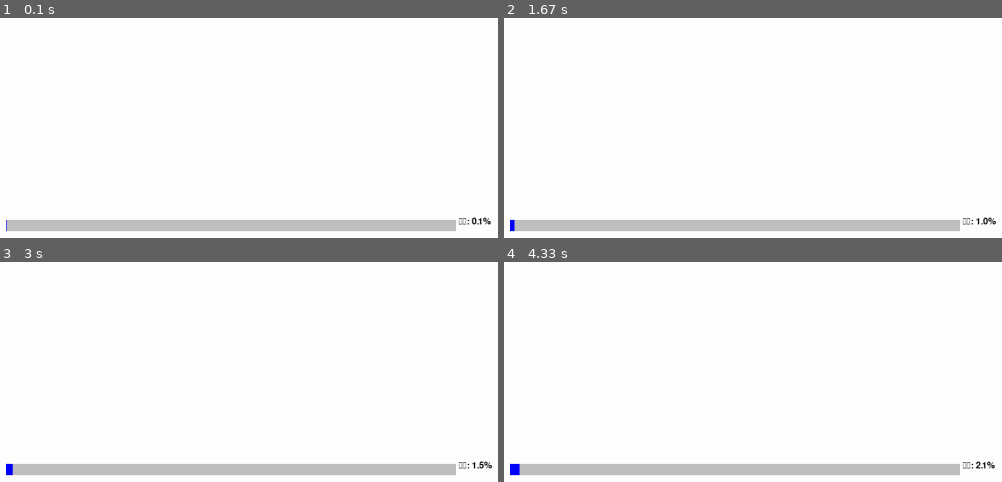
Above: before the commit, frames 1-4 (two rows, left to right).
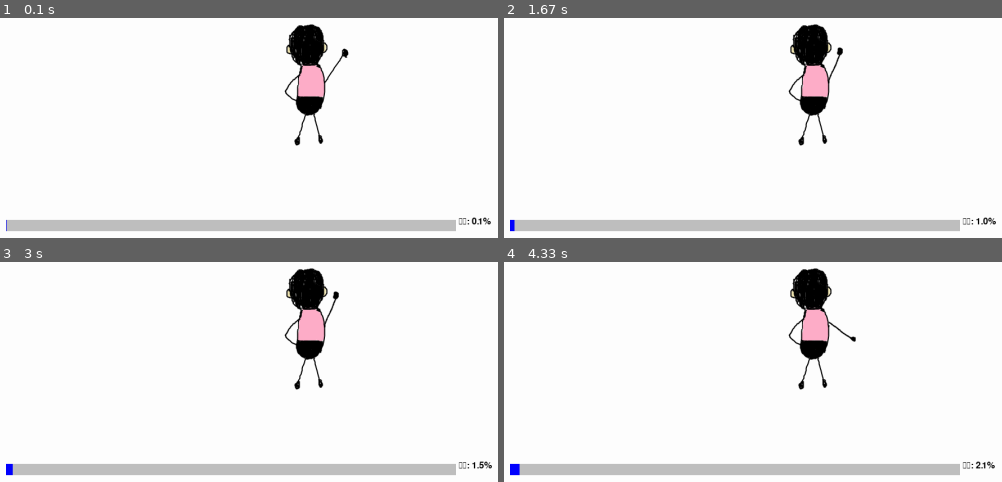
Above: after the commit, the same moments.

Repository: verdo568/east-line
Game: pygame game, started from script/eastLine.py
Same seed, same stepped clock (60 frames per second), same inputs: the game is played once before the commit and once after it.
Inputs:
- Up to frame 1 (0.1 s): no input
- Up to frame 2 (1.67 s): tap Space at 0.33 s
- Up to frame 3 (3 s): hold Space 1.67-2.13 s
- Up to frame 4 (4.33 s): hold Space 3.17-3.63 s

The runs differ from the first frame. In frame 1, 2.7% of the frame differs, in the area x 57-71%, y 2-59%; in frame 2, 2.7%; in frame 3, 2.7%; in frame 4, 2.7%.

Commit message:
今天進度飛快

Diff:
--- a/script/eastLine.py
+++ b/script/eastLine.py
@@ -2,44 +2,103 @@
 import random
 import time
 
+#初始化
 pygame.init()
 screen = pygame.display.set_mode((1600, 900))
 screen.fill((255, 255, 255))
 screen_rect = screen.get_rect()
+#載入字體
 font = pygame.font.Font(('font\JasonHandwriting1.ttf'), 24)
-
-class Player:
-    def __init__(self, pb):
-        self.pb = pb
-    def update(self):
-        userInput = pygame.key.get_pressed()
-        if userInput[pygame.K_SPACE]:
-            self.pb.lookUp = True
-        else:
-            self.pb.lookUp = False
+#載入動畫
+EastLine_writting = [pygame.image.load("Image\writting.png"), pygame.image.load("Image\writting2.png")]
+EastLine_look = pygame.image.load("Image\look.png")
+EastLine_find = pygame.image.load("Image\\find.png")
+EastLine_down = pygame.image.load("Image\down.png")
+#場景管理
 
 
+#東線
 class EastLine:
     def __init__(self):
+        self.image = EastLine_writting[0]
         self.write = 1
-        self.turnHead = 2
+        self.down = 2
+        self.look = 3
+        self.find = 4
         self.minTime = 5
         self.maxTime = 15
         self.status = self.write
-    def eastLineStatus(self):
-        if(self.status == self.write):
-            time.sleep(random.randint(self.minTime, self.maxTime))
-            self.status = self.turnHead
-        elif(self.status == self.turnHead):
-            pass
+        self.WriteId = 0
+        self.animationTimer = pygame.time.get_ticks()
+        self.statusTimer = pygame.time.get_ticks()
+        self.animationDelayTime = 200
+        self.firstSwitch = True
+    #切換狀態
+    def update(self):
+        match self.status:
+            #寫
+            case self.write:
+                if pygame.time.get_ticks() > self.animationTimer:
+                    self.animationTimer = pygame.time.get_ticks() + self.animationDelayTime
+                    self.WriteId = (self.WriteId + 1) % 2
+                    self.image = EastLine_writting[self.WriteId]
+                if self.firstSwitch:
+                    self.firstSwitch = False
+                    self.statusTimer = pygame.time.get_ticks() + random.randint(3000, 6000)
+                #切換
+                if pygame.time.get_ticks() > self.statusTimer:
+                    self.status = self.down
+                    self.firstSwitch = True
+            #放下粉筆
+            case self.down:
+                self.image = EastLine_down
+                if self.firstSwitch:
+                    self.firstSwitch = False
+                    self.statusTimer = pygame.time.get_ticks() + random.randint(1000, 2000)
+                #切換
+                if pygame.time.get_ticks() > self.statusTimer:
+                    #1/3的機率回頭
+                    nextStatus = random.randint(1, 3)
+                    if nextStatus == 1:
+                        self.status = self.look
+                    else:
+                        self.status = self.write
+                    self.firstSwitch = True
+            #觀察
+            case self.look:
+                self.image = EastLine_look
+                if self.firstSwitch:
+                    self.firstSwitch = False
+                    self.statusTimer = pygame.time.get_ticks() + random.randint(1000, 3000)
+                #切換
+                if pygame.key.get_pressed()[pygame.K_SPACE] == False:
+                    self.status = self.find
+                    self.firstSwitch = True
+                if pygame.time.get_ticks() > self.statusTimer:
+                    self.status = self.write
+                    self.firstSwitch = True
+                #找到
+            case self.find:
+                self.image = EastLine_find
+                pygame.time.wait(2000)
 
+        screen.blit(self.image, screen_rect.center)
+
+
+
+#進度條
 class ProgressBar:
     def __init__(self):
         self.step = 0
         self.timer = pygame.time.get_ticks()
         self.delayTime = 200
         self.lookUp = False
-    def progressBar(self):
+    def update(self):
+        userInput = pygame.key.get_pressed()
+        if userInput[pygame.K_SPACE] == True:
+            self.lookUp = True
+        elif userInput[pygame.K_SPACE] == False:
+            self.lookUp = False
         if pygame.time.get_ticks() > self.timer and self.lookUp == False:
             self.step += 1
             self.timer = pygame.time.get_ticks() + self.delayTime
@@ -54,20 +113,17 @@
             pygame.draw.rect(screen, (0, 0, 255), (left, buttom - 50, min(self.step, width), height))
         text = font.render(f'進度: {float(self.step/8):.1f}%', True, '#000000')
         screen.blit(text, (left + width + 5, buttom - 55))
-    def update(self):
-        ProgressBar.progressBar(self)
 
 def main():
     eastline = EastLine()
     progressBar = ProgressBar()
-    player = Player(progressBar)
     run = True
     while run:
         for event in pygame.event.get():
               if event.type == pygame.QUIT:
                  run = False;
         screen.fill((255, 255, 255))
-        player.update()
+        eastline.update()
         progressBar.update()
         pygame.display.update()
 
Binary file added: Image/down.png
Binary file added: Image/find.png
Binary file added: Image/look.png
Binary file added: Image/writting.png
Binary file added: Image/writting2.png
